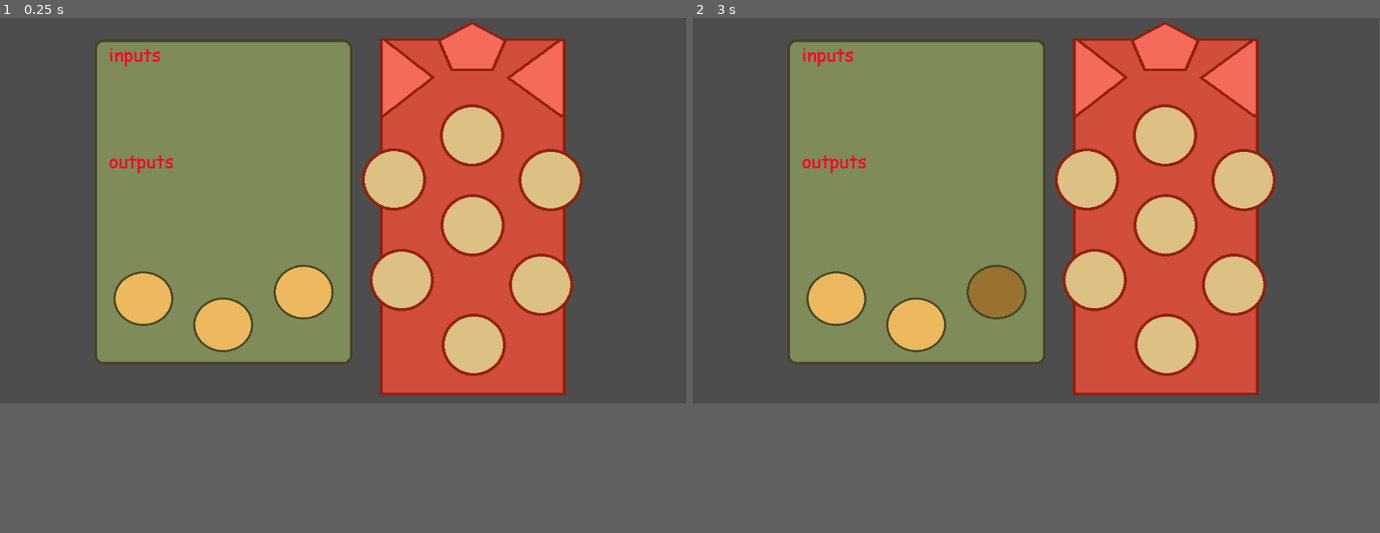
Above: before the commit, frames 1-2 (left to right).
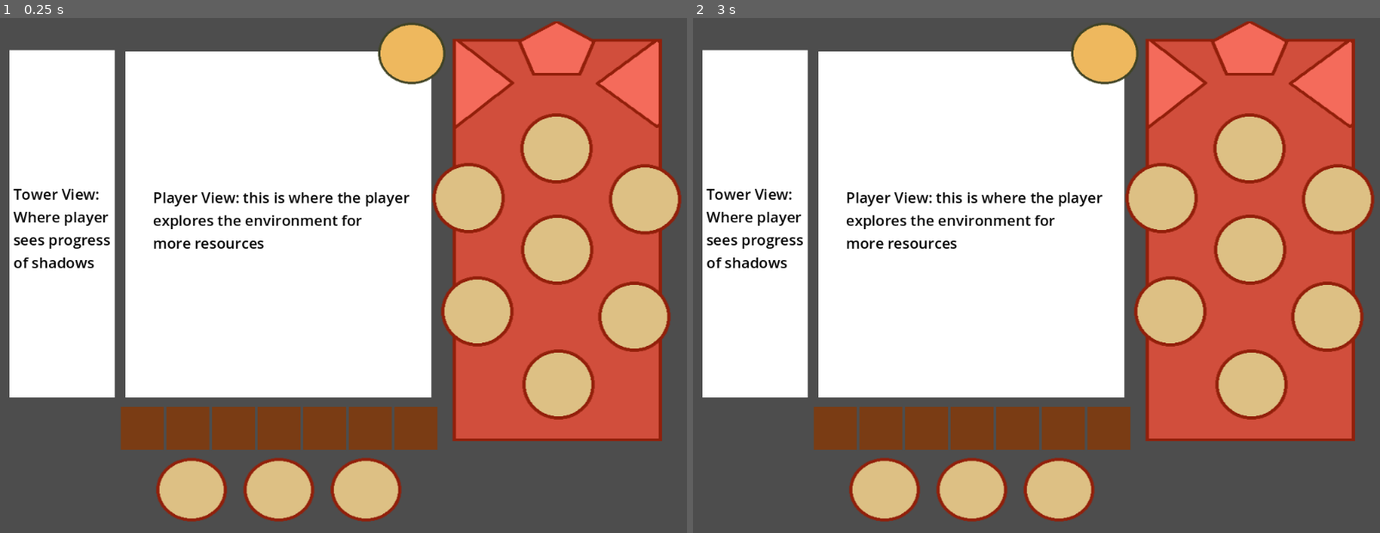
Above: after the commit, the same moments.

Repository: mccajd/Quintessential
Game: Godot game, scene res://Levels/beacon_puzzle_main.tscn
Same seed, same stepped clock (60 frames per second), same inputs: the game is played once before the commit and once after it.
Inputs (mouse positions are in pixels of both pictures, inside the frame that each line leads up to):
- Up to frame 1 (0.25 s): no input
- Up to frame 2 (3 s): tap Enter at 0.5, 2 s; move the mouse to (1187, 193) at 0.52 s; click (1187, 193) at 0.67 s; tap Space at 1.25, 2.75 s; move the mouse to (899, 229) at 1.27 s; click (899, 229) at 1.42 s; move the mouse to (1105, 126) at 2.02 s; click (1105, 126) at 2.17 s; move the mouse to (1002, 285) at 2.77 s; click (1002, 285) at 2.92 s
The window is 799x449 before the commit and 800x600 after it. Grey fills any space a smaller window leaves; there, only what the larger window draws over its background counts as a difference.

The runs differ from the first frame. In frame 1, 71% of the frame differs, in the area x 1-100%, y 0-98%; in frame 2, 71%.

Commit message:
add mockup UI to beacon puzzle main
set project resolution to 1024x768 for browser resolution

change left mb input method for button to have more consist toggles

Diff:
--- a/Levels/beacon_puzzle_main.tscn
+++ b/Levels/beacon_puzzle_main.tscn
@@ -1,26 +1,38 @@
-[gd_scene load_steps=5 format=3 uid="uid://b16x2m82ri0xj"]
+[gd_scene load_steps=8 format=3 uid="uid://b16x2m82ri0xj"]
 
 [ext_resource type="PackedScene" uid="uid://bwxw7y4e4hphw" path="res://Scenes/beacon_node_menu.tscn" id="1_fh8ox"]
 [ext_resource type="PackedScene" uid="uid://geda8gmbwuga" path="res://Scenes/beacon_node_button.tscn" id="2_svd78"]
 [ext_resource type="PackedScene" uid="uid://j1dft6uobs3e" path="res://Scenes/beacon_tower.tscn" id="3_aiidj"]
 [ext_resource type="PackedScene" uid="uid://dt8namvmtn1ty" path="res://Scenes/beacon_node.tscn" id="4_b3dfw"]
+[ext_resource type="Texture2D" uid="uid://r65av6xkmun3" path="res://assets/beacon/beacon-node-empty.png" id="5_o6nu5"]
+
+[sub_resource type="LabelSettings" id="LabelSettings_tft4m"]
+font_size = 22
+font_color = Color(0.0253638, 0.0253638, 0.0253638, 1)
+
+[sub_resource type="GDScript" id="GDScript_vcol3"]
+resource_name = "ShowNodeMenuButton"
+script/source = "extends BeaconButton
+
+var beaconNodeMenu = null
+# Called when the node enters the scene tree for the first time.
+func _ready():
+	beaconNodeMenu = get_parent().get_node(\"BeaconNodeMenu\")
+
+
+# Called every frame. 'delta' is the elapsed time since the previous frame.
+func _process(delta):
+	if (hovered && Input.is_action_just_pressed(\"select\")):
+		$AnimatedSprite2D.play(\"depressed\")
+		beaconNodeMenu.visible = !beaconNodeMenu.visible
+		return
+	$AnimatedSprite2D.play(\"default\")
+"
 
 [node name="BeaconPuzzleMain" type="Node"]
 
-[node name="BeaconNodeMenu" parent="." instance=ExtResource("1_fh8ox")]
-position = Vector2(145, 23)
-
-[node name="BeaconNodeButton3" parent="BeaconNodeMenu" instance=ExtResource("2_svd78")]
-position = Vector2(309, 383)
-
-[node name="BeaconNodeButton2" parent="BeaconNodeMenu" instance=ExtResource("2_svd78")]
-position = Vector2(174, 438)
-
-[node name="BeaconNodeButton" parent="BeaconNodeMenu" instance=ExtResource("2_svd78")]
-position = Vector2(40, 394)
-
 [node name="BeaconTower" parent="." instance=ExtResource("3_aiidj")]
-position = Vector2(627, 3)
+position = Vector2(664, 0)
 
 [node name="BeaconNode" parent="BeaconTower" instance=ExtResource("4_b3dfw")]
 position = Vector2(103, 484)
@@ -38,7 +50,127 @@
 position = Vector2(-31, 206)
 
 [node name="BeaconNode6" parent="BeaconTower" instance=ExtResource("4_b3dfw")]
-position = Vector2(232, 207)
+position = Vector2(232, 208)
 
 [node name="BeaconNode7" parent="BeaconTower" instance=ExtResource("4_b3dfw")]
 position = Vector2(100, 132)
+
+[node name="MockUI" type="Node" parent="."]
+
+[node name="InventoryContainer" type="HBoxContainer" parent="MockUI"]
+offset_left = 180.0
+offset_top = 580.0
+offset_right = 652.0
+offset_bottom = 644.0
+
+[node name="Slot1" type="ColorRect" parent="MockUI/InventoryContainer"]
+custom_minimum_size = Vector2(64, 64)
+layout_mode = 2
+color = Color(0.478462, 0.233416, 0.0780104, 1)
+
+[node name="Slot2" type="ColorRect" parent="MockUI/InventoryContainer"]
+custom_minimum_size = Vector2(64, 64)
+layout_mode = 2
+color = Color(0.478462, 0.233416, 0.0780104, 1)
+
+[node name="Slot3" type="ColorRect" parent="MockUI/InventoryContainer"]
+custom_minimum_size = Vector2(64, 64)
+layout_mode = 2
+color = Color(0.478462, 0.233416, 0.0780104, 1)
+
+[node name="Slot4" type="ColorRect" parent="MockUI/InventoryContainer"]
+custom_minimum_size = Vector2(64, 64)
+layout_mode = 2
+color = Color(0.478462, 0.233416, 0.0780104, 1)
+
+[node name="Slot5" type="ColorRect" parent="MockUI/InventoryContainer"]
+custom_minimum_size = Vector2(64, 64)
+layout_mode = 2
+color = Color(0.478462, 0.233416, 0.0780104, 1)
+
+[node name="Slot6" type="ColorRect" parent="MockUI/InventoryContainer"]
+custom_minimum_size = Vector2(64, 64)
+layout_mode = 2
+color = Color(0.478462, 0.233416, 0.0780104, 1)
+
+[node name="Slot7" type="ColorRect" parent="MockUI/InventoryContainer"]
+custom_minimum_size = Vector2(64, 64)
+layout_mode = 2
+color = Color(0.478462, 0.233416, 0.0780104, 1)
+
+[node name="ThreePrimesContainer" type="HBoxContainer" parent="MockUI"]
+offset_left = 223.0
+offset_top = 647.0
+offset_right = 618.0
+offset_bottom = 769.0
+scale = Vector2(0.977618, 0.902249)
+
+[node name="TextureRect" type="TextureRect" parent="MockUI/ThreePrimesContainer"]
+layout_mode = 2
+texture = ExtResource("5_o6nu5")
+
+[node name="TextureRect2" type="TextureRect" parent="MockUI/ThreePrimesContainer"]
+layout_mode = 2
+texture = ExtResource("5_o6nu5")
+
+[node name="TextureRect3" type="TextureRect" parent="MockUI/ThreePrimesContainer"]
+layout_mode = 2
+texture = ExtResource("5_o6nu5")
+
+[node name="PlayerView" type="Node" parent="MockUI"]
+
+[node name="ColorRect" type="ColorRect" parent="MockUI/PlayerView"]
+offset_left = 187.0
+offset_top = 566.0
+offset_right = 227.0
+offset_bottom = 606.0
+scale = Vector2(11.39, -12.8981)
+
+[node name="Label" type="Label" parent="MockUI/PlayerView"]
+offset_left = 228.0
+offset_top = 252.0
+offset_right = 615.0
+offset_bottom = 351.0
+text = "Player View: this is where the player
+explores the environment for
+more resources"
+label_settings = SubResource("LabelSettings_tft4m")
+
+[node name="BeaconNodeView" type="Node" parent="MockUI"]
+
+[node name="BeaconNodeMenu" parent="MockUI/BeaconNodeView" instance=ExtResource("1_fh8ox")]
+visible = false
+position = Vector2(184, 16)
+
+[node name="BeaconNodeButton3" parent="MockUI/BeaconNodeView/BeaconNodeMenu" instance=ExtResource("2_svd78")]
+position = Vector2(309, 383)
+
+[node name="BeaconNodeButton2" parent="MockUI/BeaconNodeView/BeaconNodeMenu" instance=ExtResource("2_svd78")]
+position = Vector2(174, 438)
+
+[node name="BeaconNodeButton" parent="MockUI/BeaconNodeView/BeaconNodeMenu" instance=ExtResource("2_svd78")]
+position = Vector2(40, 394)
+
+[node name="ShowNodeMenuButton" parent="MockUI/BeaconNodeView" instance=ExtResource("2_svd78")]
+position = Vector2(558, -2)
+script = SubResource("GDScript_vcol3")
+
+[node name="TowerExteriorView" type="Node" parent="MockUI"]
+
+[node name="ColorRect" type="ColorRect" parent="MockUI/TowerExteriorView"]
+offset_left = 14.0
+offset_top = 48.0
+offset_right = 54.0
+offset_bottom = 88.0
+scale = Vector2(3.91332, 12.962)
+
+[node name="Label2" type="Label" parent="MockUI/TowerExteriorView"]
+offset_left = 20.0
+offset_top = 247.0
+offset_right = 166.0
+offset_bottom = 380.0
+text = "Tower View:
+Where player
+sees progress
+of shadows"
+label_settings = SubResource("LabelSettings_tft4m")
--- a/Scripts/beacon_node_button.gd
+++ b/Scripts/beacon_node_button.gd
@@ -1,3 +1,4 @@
+class_name BeaconButton
 extends Area2D
 
 signal clicked
--- a/project.godot
+++ b/project.godot
@@ -15,9 +15,22 @@
 config/features=PackedStringArray("4.2", "GL Compatibility")
 config/icon="res://icon.svg"
 
+[display]
+
+window/size/viewport_width=1024
+window/size/viewport_height=768
+
 [dotnet]
 
 project/assembly_name="beaconator"
+
+[input]
+
+select={
+"deadzone": 0.5,
+"events": [Object(InputEventMouseButton,"resource_local_to_scene":false,"resource_name":"","device":-1,"window_id":0,"alt_pressed":false,"shift_pressed":false,"ctrl_pressed":false,"meta_pressed":false,"button_mask":1,"position":Vector2(121, 22),"global_position":Vector2(125, 63),"factor":1.0,"button_index":1,"canceled":false,"pressed":true,"double_click":false,"script":null)
+]
+}
 
 [rendering]
 
